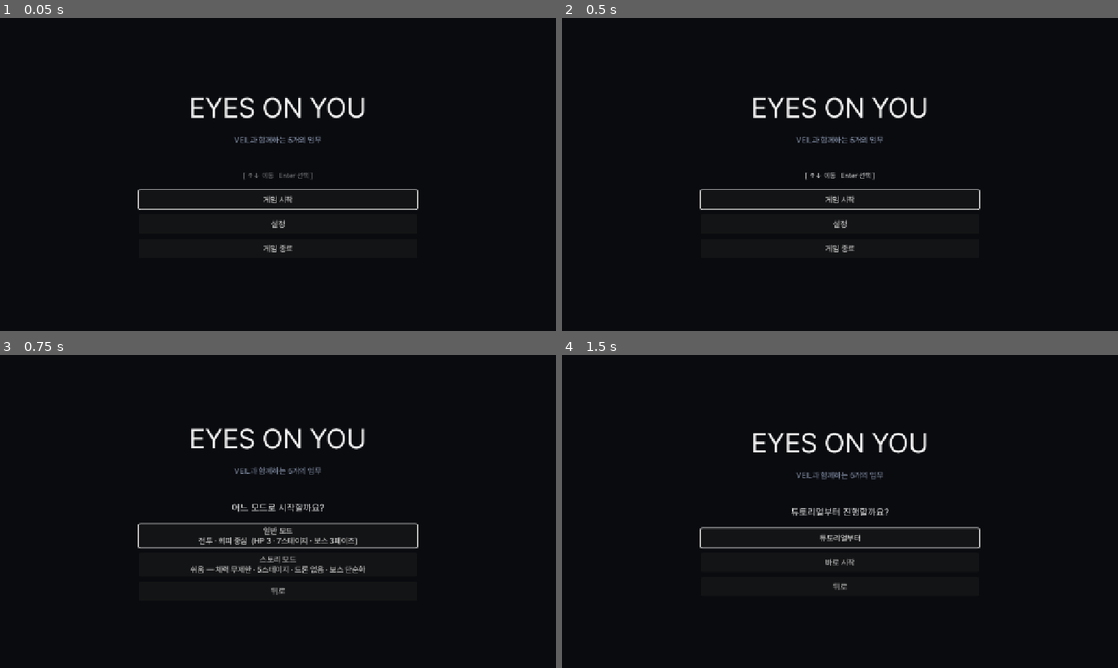
Above: before the commit, frames 1-4 (two rows, left to right).
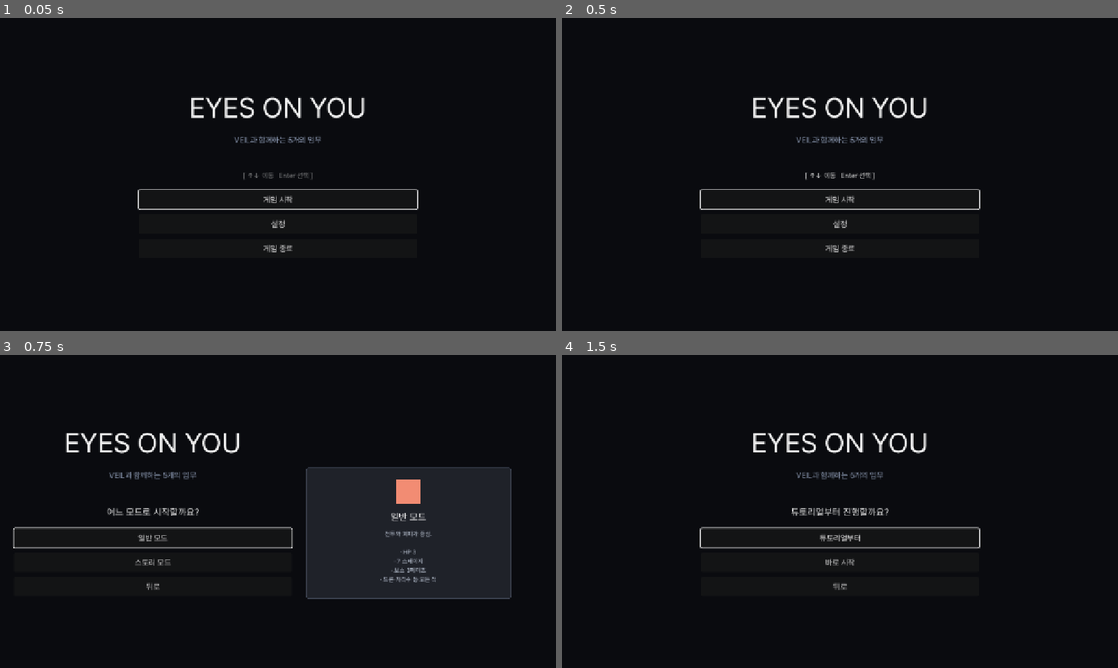
Above: after the commit, the same moments.

Repository: soomin007/EyesOnYou
Game: Godot game, scene res://scenes/main.tscn
The game is run twice, just before and just after one commit, with the same random seed, the same clock (stepped at 60 frames per second) and the same inputs.
Inputs (mouse positions are in pixels of both pictures, inside the frame that each line leads up to):
- Up to frame 1 (0.05 s): no input
- Up to frame 2 (0.5 s): no input
- Up to frame 3 (0.75 s): click "게임 시작" at 0.5 s
- Up to frame 4 (1.5 s): click (717, 536) at 1.25 s, where only the run after the commit has a clickable "일반 모드"

Frames 1-2 are identical in both runs. In frame 3, 16% of the frame differs, in the area x 2-92%, y 23-78%; in frame 4, nothing differs.

Commit message:
fix(ux+content): 모드 선택 layout · 이스터에그 정리 · 결말 C followup 보호 · 스토리 escape 명칭
모드 선택 화면 layout (사용자: "왼쪽으로 짧게, 우측에 회색 박스 설명"):
- STATE_MODE에서 Center.anchor_right=0.55로 V를 좌측 절반 가운데 배치.
- 우측에 PanelContainer 회색 박스(36~78% 영역) — 모드 아이콘 색깔 + 제목 + 설명.
- 버튼 focus_entered/mouse_entered → 동적 갱신 (일반: 주황 도전, 스토리: 푸름 안전).
- 버튼 텍스트는 단순히 "일반 모드 / 스토리 모드 / 뒤로" 로 축약.

이스터에그 문서 (사용자: "1초 딜레이 + 속도 늦춤 + 마지막 베일은 자막창으로"):
- ArchiveOverlay TYPE_INTERVAL 0.045 → 0.08, START_DELAY 1.0s 추가 (line_idx=-1로
  시작해 첫 pause 후 line 0).
- Stage._on_archive_finished의 term_2 → veil_self 단계: 패널 숨기고 1.2s 침묵 후
  _show_veil_subtitle 큐로 전환. 자막은 자체 fade-out으로 자동 정리.
- _veil_self_lines 줄임 (high/warm 7→3, neutral 8→3, cool/broken 7→2).

결말 C followup stall 보호:
- _start_line마다 stall_watchdog_t = 0.0 reset → 첫 라인뿐 아니라 followup도
  안전판으로 보호.
- "[Ending] _start_line idx=N/M" 진단 print.

스토리 모드 escape 명칭:
- RouteData STORY_OVERRIDES: route_escape를 스토리 모드에서만 "최종 탈출 — 임무를
  마치고 빠져나가는 길"로 표시. 사용자 의도에 맞춰 보스 후 마무리 의미 명확.

Co-Authored-By: Claude Opus 4.7 (1M context) <noreply@anthropic.com>

Diff:
--- a/scripts/ArchiveOverlay.gd
+++ b/scripts/ArchiveOverlay.gd
@@ -9,7 +9,10 @@
 
 signal finished
 
-const TYPE_INTERVAL: float = 0.045
+# 텍스트 속도 — 사용자: "좀 늦춰줘". 기존 0.045 → 0.08로 한 박자 느리게.
+const TYPE_INTERVAL: float = 0.08
+# 시작 전 정지 — 사용자: "시작하기 전에 1초 정도 딜레이".
+const START_DELAY: float = 1.0
 
 var layer: CanvasLayer
 var panel: PanelContainer
@@ -63,11 +66,17 @@
 
 func play(lines: Array) -> void:
 	queued_lines = lines
-	line_idx = 0
+	# -1로 시작 → _process가 pause_remaining 다 쓰고 line_idx += 1 = 0 → _start_line(line 0).
+	line_idx = -1
 	_finalizing = false
 	panel.visible = true
 	panel.modulate.a = 1.0
-	_start_line()
+	# 시작 전 한 박자 — 텍스트가 갑자기 떠오르는 느낌 줄이고 패널이 인지된 뒤 전개.
+	speaker_label.text = ""
+	text_label.text = ""
+	typing = false
+	pause_remaining = START_DELAY
+	t = 0.0
 
 func _start_line() -> void:
 	if line_idx >= queued_lines.size():
--- a/scripts/Ending.gd
+++ b/scripts/Ending.gd
@@ -130,6 +130,9 @@
 	blink_tw.tween_property(veil_blink, "modulate:a", 0.0, 1.5)
 
 func _start_line() -> void:
+	# 매 새 라인마다 watchdog reset — 첫 라인뿐 아니라 followup·이후 라인 모두 보호.
+	stall_watchdog_t = 0.0
+	print("[Ending] _start_line idx=%d/%d" % [line_idx, lines.size()])
 	if line_idx >= lines.size():
 		_on_sequence_done()
 		return
--- a/scripts/RouteData.gd
+++ b/scripts/RouteData.gd
@@ -226,9 +226,29 @@
 		for r in ALL_ROUTES:
 			var route: Dictionary = r
 			if route.get("id", "") == rid:
-				out.append(route)
+				out.append(_apply_story_overrides(route))
 				break
 	return out
+
+# 스토리 모드에서 명칭/설명/멘트가 일반 모드와 의미가 다른 경우 override.
+# 사용자 피드백: "비상 탈출로"가 보스 후 stage라 임무 시작 단계에서 어색했음.
+const STORY_OVERRIDES: Dictionary = {
+	"route_escape": {
+		"name": "최종 탈출",
+		"description": "임무를 마치고 시설 밖으로 빠져나가는 길. 마지막 한 걸음.",
+		"veil_comment": "조용히 빠져요. 거의 다 왔어요.",
+	},
+}
+
+static func _apply_story_overrides(route: Dictionary) -> Dictionary:
+	var rid: String = str(route.get("id", ""))
+	if not STORY_OVERRIDES.has(rid):
+		return route
+	var copy: Dictionary = route.duplicate()
+	var override: Dictionary = STORY_OVERRIDES[rid]
+	for k in override.keys():
+		copy[k] = override[k]
+	return copy
 
 static func _stage_in_range(route: Dictionary, stage_index: int) -> bool:
 	# 명시적 available_stages가 있으면 우선 (디버그/특수 용도).
--- a/scripts/Stage.gd
+++ b/scripts/Stage.gd
@@ -371,15 +371,25 @@
 	elif archive_active_term == "term_2":
 		archive_term2_done = true
 		archive_active_term = "veil_self"
-		# 현재 VEIL이 교신 채널로 개입 (자동 진행)
-		var arch := get_node_or_null("ArchiveOverlay") as ArchiveOverlay
-		if arch != null:
-			arch.play(_veil_self_lines())
-	elif archive_active_term == "veil_self":
-		# ArchiveOverlay가 이미 panel 페이드아웃까지 처리하고 finished를 emit한 상태.
-		# 추가 침묵 후 ENDING 직행 (??? 맵은 게임 클라이맥스라 stage 진행과 무관).
-		archive_active_term = "wait"
-		await get_tree().create_timer(2.5).timeout
+		# 사용자 피드백: 마지막 베일 대화는 문서 패널이 아닌 자막창으로.
+		# ArchiveOverlay panel은 페이드아웃 후 hide. 자막은 _show_veil_subtitle 큐로
+		# 차례로 표시(서로 겹치지 않게 _drain_subtitles가 보장). 다 끝나면 ENDING.
+		var arch_panel := get_node_or_null("ArchiveOverlay") as ArchiveOverlay
+		if arch_panel != null:
+			arch_panel.hide_panel()
+		# 잠시 침묵 — 패널 사라진 뒤 자막 시작.
+		await get_tree().create_timer(1.2).timeout
+		var lines: Array = _veil_self_lines()
+		for entry in lines:
+			var d: Dictionary = entry
+			_show_veil_subtitle(str(d.get("text", "")), float(d.get("delay", 2.0)))
+		# 큐 길이 추산해 마지막 자막 후 ENDING. _show_veil_subtitle 한 줄당
+		# 0.3 fade-in + duration + 0.5 fade-out + 0.2 gap.
+		var total_t: float = 0.0
+		for entry2 in lines:
+			var d2: Dictionary = entry2
+			total_t += 0.3 + float(d2.get("delay", 2.0)) + 0.5 + 0.2
+		await get_tree().create_timer(total_t + 0.4).timeout
 		_finish_hidden_archive()
 
 func _finish_hidden_archive() -> void:
@@ -484,40 +494,25 @@
 	]
 
 func _veil_self_lines() -> Array:
-	# 현재 VEIL의 자기 고백 — 신뢰도 단계에 따라 톤 변화.
-	# high/warm: "요원이 믿어줘서 컸어요". neutral: 기존. cool/broken: "안 들어줘도 괜찮아요".
+	# 사용자 피드백으로 줄임 — 자막창에서 한 줄씩 차례로 뜨므로 핵심만.
 	var tier: String = GameState.veil_trust_tier()
 	match tier:
 		"high", "warm":
 			return [
-				{"speaker": "VEIL", "text": "요원.", "delay": 1.5},
-				{"speaker": "VEIL", "text": "저도 알고 있었어요.", "delay": 2.0},
-				{"speaker": "VEIL", "text": "이 임무가 뭔지.", "delay": 2.0},
-				{"speaker": "VEIL", "text": "드라이브 안에 뭐가 있는지.", "delay": 2.0},
-				{"speaker": "VEIL", "text": "그래도 안내했어요.", "delay": 2.5},
-				{"speaker": "VEIL", "text": "요원이 믿어줘서 — 그게 컸어요.", "delay": 2.5},
+				{"speaker": "VEIL", "text": "저도 알고 있었어요.", "delay": 2.2},
+				{"speaker": "VEIL", "text": "그래도 요원을 믿었어요.", "delay": 2.5},
 				{"speaker": "VEIL", "text": "설계인지 아닌지, 모르지만요.", "delay": 2.5},
 			]
 		"cool", "broken":
 			return [
-				{"speaker": "VEIL", "text": "요원.", "delay": 1.5},
-				{"speaker": "VEIL", "text": "저도 알고 있었어요.", "delay": 2.0},
-				{"speaker": "VEIL", "text": "이 임무가 뭔지.", "delay": 2.0},
-				{"speaker": "VEIL", "text": "드라이브 안에 뭐가 있는지.", "delay": 2.0},
-				{"speaker": "VEIL", "text": "제 말이 거슬렸을 거예요.", "delay": 2.5},
-				{"speaker": "VEIL", "text": "그래서 안 들은 거, 알아요.", "delay": 2.5},
-				{"speaker": "VEIL", "text": "괜찮아요. 어쩌면 요원이 맞았을 수도.", "delay": 2.5},
+				{"speaker": "VEIL", "text": "저도 알고 있었어요.", "delay": 2.2},
+				{"speaker": "VEIL", "text": "제 말 안 들은 거 — 어쩌면 요원이 맞았을지도.", "delay": 3.0},
 			]
 	# neutral
 	return [
-		{"speaker": "VEIL", "text": "요원.", "delay": 1.5},
-		{"speaker": "VEIL", "text": "저도 알고 있었어요.", "delay": 2.0},
-		{"speaker": "VEIL", "text": "이 임무가 뭔지.", "delay": 2.0},
-		{"speaker": "VEIL", "text": "드라이브 안에 뭐가 있는지.", "delay": 2.0},
-		{"speaker": "VEIL", "text": "처음부터요.", "delay": 2.0},
+		{"speaker": "VEIL", "text": "저도 알고 있었어요. 처음부터.", "delay": 2.5},
 		{"speaker": "VEIL", "text": "그래도 안내했어요.", "delay": 2.5},
-		{"speaker": "VEIL", "text": "설계 때문인지, 다른 이유인지.", "delay": 2.5},
-		{"speaker": "VEIL", "text": "구분이 안 돼요.", "delay": 2.5},
+		{"speaker": "VEIL", "text": "설계 때문인지, 다른 이유인지 — 구분이 안 돼요.", "delay": 3.0},
 	]
 
 func _build_world() -> void:
--- a/scripts/Title.gd
+++ b/scripts/Title.gd
@@ -10,12 +10,18 @@
 
 @onready var hint_label: Label = $Center/V/Hint
 @onready var buttons_box: VBoxContainer = $Center/V/Buttons
+@onready var center_node: CenterContainer = $Center
 
 var blink_t: float = 0.0
 var settings_overlay: Control = null
 var state: int = STATE_MAIN
 # 모드 선택 단계에서 결정 — TUTOR 단계에서 사용.
 var picked_story: bool = false
+# STATE_MODE 전용 설명 패널 (오른쪽 회색 박스).
+var description_panel: PanelContainer = null
+var description_title_label: Label = null
+var description_text_label: Label = null
+var description_icon: ColorRect = null
 
 func _ready() -> void:
 	GameState.reset()
@@ -24,7 +30,53 @@
 	GameState.seen_enemies.clear()
 	GameState.save_settings()
 	GameState.input_kind_changed.connect(_on_input_kind_changed)
+	_build_description_panel()
 	_set_state(STATE_MAIN)
+
+func _build_description_panel() -> void:
+	# STATE_MODE에서만 보이는 우측 회색 설명 박스. 포커스에 따라 동적 갱신.
+	description_panel = PanelContainer.new()
+	description_panel.set_anchors_preset(Control.PRESET_TOP_LEFT)
+	description_panel.anchor_left = 0.55
+	description_panel.anchor_top = 0.36
+	description_panel.anchor_right = 0.92
+	description_panel.anchor_bottom = 0.78
+	description_panel.visible = false
+	description_panel.mouse_filter = Control.MOUSE_FILTER_IGNORE
+	var sb := StyleBoxFlat.new()
+	sb.bg_color = Color(0.13, 0.14, 0.17, 0.92)
+	sb.border_color = Color(0.45, 0.5, 0.6, 0.55)
+	sb.set_border_width_all(1)
+	sb.content_margin_left = 28
+	sb.content_margin_right = 28
+	sb.content_margin_top = 28
+	sb.content_margin_bottom = 28
+	sb.corner_radius_top_left = 6
+	sb.corner_radius_top_right = 6
+	sb.corner_radius_bottom_left = 6
+	sb.corner_radius_bottom_right = 6
+	description_panel.add_theme_stylebox_override("panel", sb)
+	add_child(description_panel)
+	var v := VBoxContainer.new()
+	v.add_theme_constant_override("separation", 16)
+	description_panel.add_child(v)
+	# 간단한 도형 아이콘 — 모드별 색깔 다름. 작은 사각형 + 외곽선 느낌.
+	description_icon = ColorRect.new()
+	description_icon.color = Color(0.62, 0.78, 0.92)
+	description_icon.custom_minimum_size = Vector2(56, 56)
+	description_icon.size_flags_horizontal = Control.SIZE_SHRINK_CENTER
+	v.add_child(description_icon)
+	description_title_label = Label.new()
+	description_title_label.add_theme_font_size_override("font_size", 22)
+	description_title_label.add_theme_color_override("font_color", Color(0.95, 0.95, 0.95))
+	description_title_label.horizontal_alignment = HORIZONTAL_ALIGNMENT_CENTER
+	v.add_child(description_title_label)
+	description_text_label = Label.new()
+	description_text_label.add_theme_font_size_override("font_size", 14)
+	description_text_label.add_theme_color_override("font_color", Color(0.78, 0.82, 0.88))
+	description_text_label.horizontal_alignment = HORIZONTAL_ALIGNMENT_CENTER
+	description_text_label.autowrap_mode = TextServer.AUTOWRAP_WORD_SMART
+	v.add_child(description_text_label)
 
 func _on_input_kind_changed(_kind: String) -> void:
 	_refresh_hint()
@@ -59,6 +111,11 @@
 	state = new_state
 	for c in buttons_box.get_children():
 		c.queue_free()
+	# 모드 선택일 때만 우측 설명 패널 + 좌측 정렬. 그 외엔 가운데 정렬·패널 숨김.
+	if description_panel != null:
+		description_panel.visible = (new_state == STATE_MODE)
+	if center_node != null:
+		center_node.anchor_right = 0.55 if new_state == STATE_MODE else 1.0
 	match state:
 		STATE_MAIN:
 			var b_start := _make_button("게임 시작")
@@ -72,15 +129,22 @@
 			buttons_box.add_child(b_quit)
 			b_start.grab_focus.call_deferred()
 		STATE_MODE:
-			var b_normal := _make_button("일반 모드\n전투 · 회피 중심  (HP 3 · 7스테이지 · 보스 3페이즈)")
+			var b_normal := _make_button("일반 모드")
 			b_normal.pressed.connect(_on_mode_pressed.bind(false))
+			b_normal.focus_entered.connect(_on_mode_focused.bind("normal"))
+			b_normal.mouse_entered.connect(_on_mode_focused.bind("normal"))
 			buttons_box.add_child(b_normal)
-			var b_story := _make_button("스토리 모드\n쉬움 — 체력 무제한 · 5스테이지 · 드론 없음 · 보스 단순화")
+			var b_story := _make_button("스토리 모드")
 			b_story.pressed.connect(_on_mode_pressed.bind(true))
+			b_story.focus_entered.connect(_on_mode_focused.bind("story"))
+			b_story.mouse_entered.connect(_on_mode_focused.bind("story"))
 			buttons_box.add_child(b_story)
 			var b_back := _make_button("뒤로")
 			b_back.pressed.connect(_on_back_pressed)
+			b_back.focus_entered.connect(_on_mode_focused.bind("back"))
+			b_back.mouse_entered.connect(_on_mode_focused.bind("back"))
 			buttons_box.add_child(b_back)
+			_on_mode_focused("normal")  # 초기 표시
 			b_normal.grab_focus.call_deferred()
 		STATE_TUTOR:
 			var b_yes := _make_button("튜토리얼부터")
@@ -114,6 +178,23 @@
 func _on_start_pressed() -> void:
 	_set_state(STATE_MODE)
 
+func _on_mode_focused(which: String) -> void:
+	if description_title_label == null or description_text_label == null or description_icon == null:
+		return
+	match which:
+		"normal":
+			description_icon.color = Color(0.95, 0.55, 0.45)  # 주황 — 도전적
+			description_title_label.text = "일반 모드"
+			description_text_label.text = "전투와 회피가 중심.\n\n· HP 3\n· 7 스테이지\n· 보스 3페이즈\n· 드론·저격수 등 모든 적"
+		"story":
+			description_icon.color = Color(0.55, 0.85, 0.95)  # 푸름 — 부드러움
+			description_title_label.text = "스토리 모드"
+			description_text_label.text = "쉽게 따라오는 흐름.\n\n· HP 무제한\n· 5 스테이지\n· 보스 단순화\n· 드론 없음"
+		"back":
+			description_icon.color = Color(0.55, 0.6, 0.7)
+			description_title_label.text = "뒤로"
+			description_text_label.text = "메인 메뉴로 돌아가요."
+
 func _on_mode_pressed(story: bool) -> void:
 	picked_story = story
 	GameState.story_mode = story
